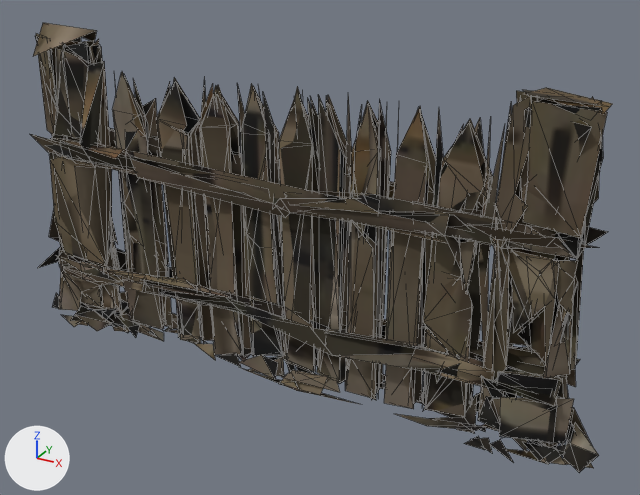
One commit to the glTF model public/world/kit/goblin_palisade_c_lod.glb: the scene before it, then after it.
The view is the same before and after, from a 50 mm camera at (17.22, -5.3, 3.84) aimed at (14.28, 0.05, 1.17). The axes (+X, +Y, +Z) are drawn at lower left. The lights are the same throughout. The first picture is the older version. Mesh edges are drawn as thin lines. Vertices at exactly the same position are counted once.

The scene before the commit, as lines of its bpy script (objects in view):
```python
mat_kitlod = bpy.data.materials.new('KitLod')
mat_kitlod.use_nodes = True; mat_kitlod.node_tree.nodes.clear()
_N = mat_kitlod.node_tree.nodes; _L = mat_kitlod.node_tree.links
n0 = _N.new('ShaderNodeBsdfPrincipled'); n0.name = 'Principled BSDF'
n0.inputs[2].default_value = 0.95  # 'Roughness'
n1 = _N.new('ShaderNodeOutputMaterial'); n1.name = 'Material Output'
n2 = _N.new('ShaderNodeMix'); n2.name = 'Mix'
n2.data_type = 'RGBA'
n2.blend_type = 'MULTIPLY'
n2.inputs[0].default_value = 1.0  # 'Factor'
n3 = _N.new('ShaderNodeVertexColor'); n3.name = 'Color Attribute'
n4 = _N.new('ShaderNodeTexImage'); n4.name = 'Image Texture'
n4.image = img_kitcolour
_L.new(n0.outputs[0], n1.inputs[0])  # 'BSDF' to 'Surface'
_L.new(n2.outputs[2], n0.inputs[0])  # 'Result' to 'Base Color'
_L.new(n3.outputs[0], n2.inputs[7])  # 'Color' to 'B'
_L.new(n4.outputs[0], n2.inputs[6])  # 'Color' to 'A'
me_goblin_palisade_c = bpy.data.meshes.new('goblin_palisade_c')
me_goblin_palisade_c.from_pydata(...)  # 1784 vertices, 1000 faces; spans x -2.54..2.49, y -0.41..0.32, z -0.04..2.62
me_goblin_palisade_c.materials.append(mat_kitlod)
ob_goblin_palisade_c = bpy.data.objects.new('goblin_palisade_c', me_goblin_palisade_c)
ob_goblin_palisade_c.location = (14.0, 0.0, 0.0)
```
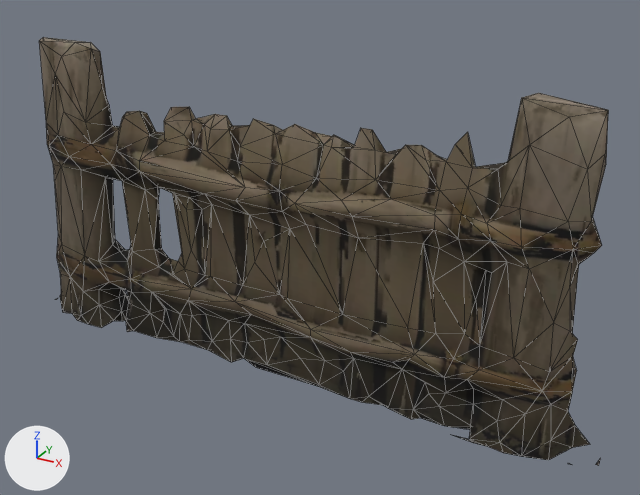
What changed in the scene script:
```text
Change mat_kitlod:
    remove n2 = _N.new('ShaderNodeMix'); n2.name = 'Mix'
    remove n2.data_type = 'RGBA'
    remove n2.blend_type = 'MULTIPLY'
    remove n2.inputs[0].default_value = 1.0  # 'Factor'
    remove n3 = _N.new('ShaderNodeVertexColor'); n3.name = 'Color Attribute'
    where n0 = _N.new('ShaderNodeBsdfPrincipled'); n0.name = 'Principled BSDF'
    where n4 = _N.new('ShaderNodeTexImage'); n4.name = 'Image Texture'
    remove _L.new(n2.outputs[2], n0.inputs[0])  # 'Result' to 'Base Color'
    remove _L.new(n3.outputs[0], n2.inputs[7])  # 'Color' to 'B'
    remove _L.new(n4.outputs[0], n2.inputs[6])  # 'Color' to 'A'
    add _L.new(n4.outputs[0], n0.inputs[0])  # 'Color' to 'Base Color'
Change me_goblin_palisade_c:
    used by ob_goblin_palisade_c; location = (14.0, 0.0, 0.0)
    remove me_goblin_palisade_c.from_pydata(...)  # 1784 vertices, 1000 faces; spans x -2.54..2.49, y -0.41..0.32, z -0.04..2.62
    add me_goblin_palisade_c.from_pydata(...)  # 510 vertices, 993 faces; spans x -2.5..2.5, y -0.25..0.27, z 0.02..2.55
    me_goblin_palisade_c part 1: the loose piece of 18 vertices spanning x -2.2..1.39, y 0.04..0.14, z 0.71..2.55 is rebuilt with 489 vertices and now spans x -2.36..2.41, y -0.25..0.2, z 0.02..2.55
    me_goblin_palisade_c part 2: 394 loose pieces with 1747 vertices, spanning x -2.54..2.49, y -0.41..0.32, z -0.04..2.62, are deleted
    me_goblin_palisade_c part 3
    19 vertices are removed from x 1.2..1.58, y -0.09..0.04, z 0.12..2.32
    18 faces are deleted
    other edits to the shape of me_goblin_palisade_c do not show in these pictures
```

Location of each change, [x1, y1, x2, y2] in pixels of the pictures (640 x 495 px):
'goblin_palisade_c', recoloured, reshaped: before [30, 23, 612, 473]; after [39, 37, 608, 465]
part 1 of me_goblin_palisade_c, rebuilt (mostly hidden before): before [72, 37, 394, 244]; after [39, 37, 608, 460]
part 2 of me_goblin_palisade_c, deleted: before [30, 23, 612, 473]
part 3 of me_goblin_palisade_c, deleted: before [425, 123, 488, 417]
